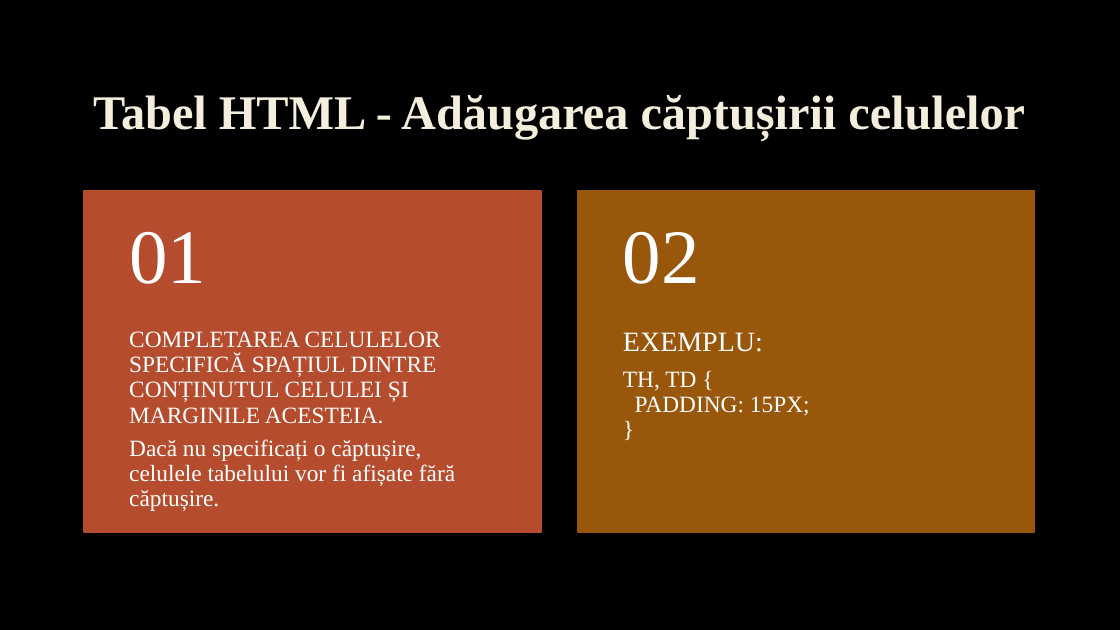
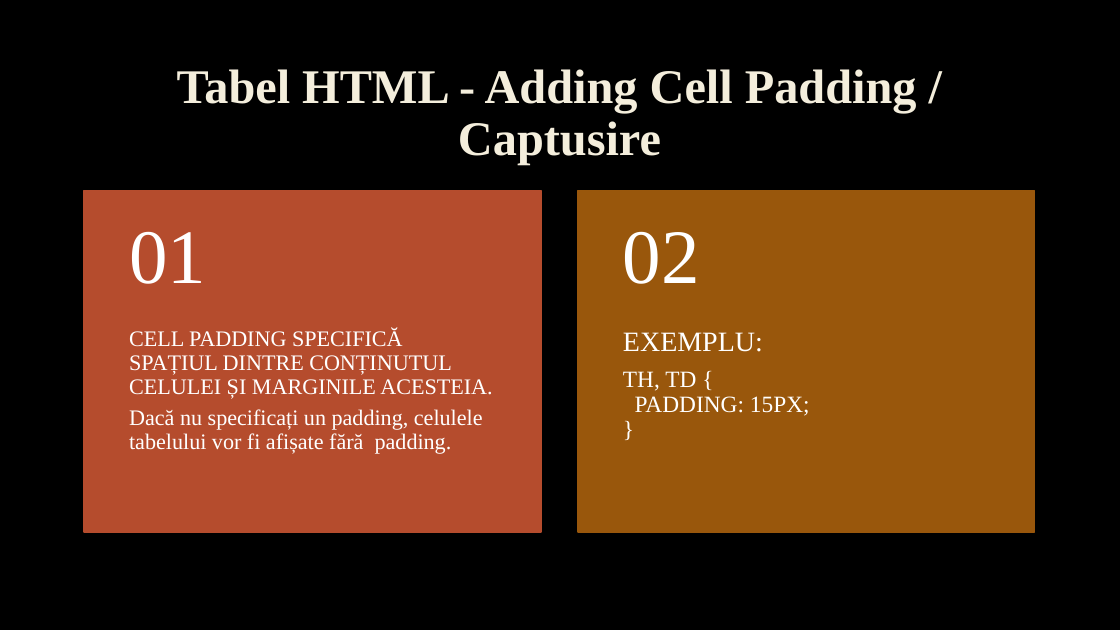
Before and after one commit to JohnyJF/Homework_10C, a slide deck: slide 10 of HTML_Tables_Tulei_Ion_Filat_Fabian.pptx (slide 13 before the commit). Drawn at 1120x630 pixels with LibreOffice and Linux fonts; fonts in the diff are those of the drawing; background and template pictures are left out. Boxes give left, top, right and bottom in pixels: in the first picture for what was removed or moved away, otherwise in the second. Text is boxed around its words. In the diff, an @@ line names an element or a change of style, - is before the commit and + after.

```diff
--- a/HTML_Tables_Tulei_Ion_Filat_Fabian.pptx
+++ b/HTML_Tables_Tulei_Ion_Filat_Fabian.pptx
@@ title at box(177, 69, 917, 164): text changed @@
-Tabel HTML - Adăugarea căptușirii celulelor
+Tabel HTML - Adding Cell Padding / Captusire
@@ text at box(129, 329, 492, 454): text changed; size 20 to 19 pt @@
-COMPLETAREA CELULELOR SPECIFICĂ SPAȚIUL DINTRE CONȚINUTUL CELULEI ȘI MARGINILE ACESTEIA.
-Dacă nu specificați o căptușire, celulele tabelului vor fi afișate fără căptușire.
+CELL PADDING SPECIFICĂ SPAȚIUL DINTRE CONȚINUTUL CELULEI ȘI MARGINILE ACESTEIA.
+Dacă nu specificați un padding, celulele tabelului vor fi afișate fără padding.
```
Also in this commit, not shown: 10 other slides changed, 10 slides added, 13 slides removed, 1 other file.
